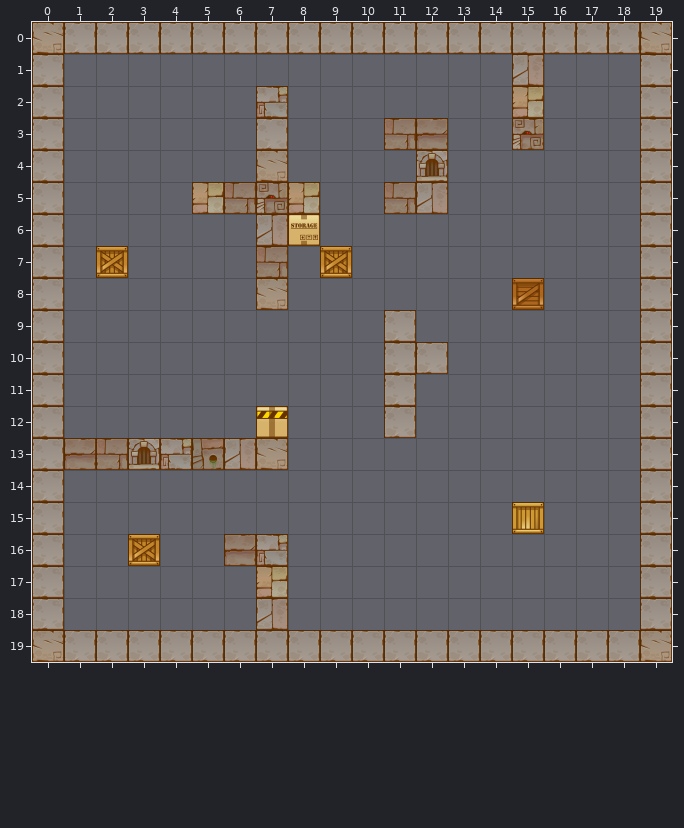
A Tiled map gets an edit: res/world/level1.tmx. Above, as it was before the edit.
Cells are 32x32 px. Shown: x 0..19, y 0..19.
After:
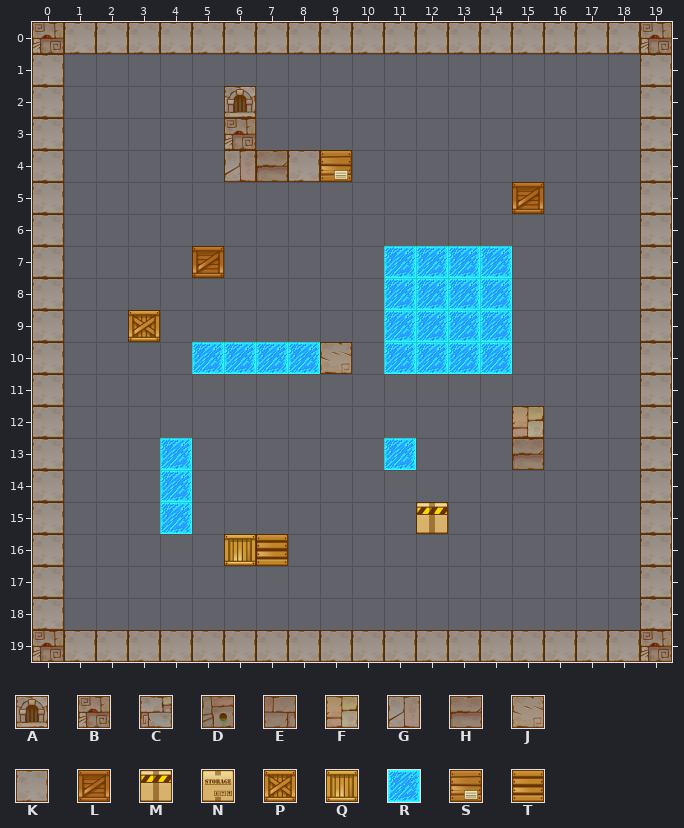
Key: from "tiles": A 0, B 1, C 2, D 3, E 4, F 5, G 6, H 7, J 8, K 9, L 10, M 13, N 14, P 15, Q 18; from "tiles2": R 3, S 23, T 28.
_ is an empty cell, . an unchanged one.
Tiles of an added or newly shown layer are drawn over the layers below it.
From old to new:
--- layer "blocked"
@@ x 0..19 @@
- 0 J..................J
- 1 ...............G....
- 2 ......_C.......F....
- 3 ......_K...EH..B....
- 4 ......_J_...A.......
- 5 .....FEBF..EG.......
- 6 .......G............
- 7 .......E............
- 8 .......J............
- 9 ...........K........
-10 ........._.KK.......
-11 ...........K........
-12 ...........K..._....
-13 .HEACDGJ......._....
+ 0 B..................B
+ 1 ..............._....
+ 2 ......A_......._....
+ 3 ......B_...__.._....
+ 4 ......GHK..._.......
+ 5 .....____..__.......
+ 6 ......._............
+ 7 ......._............
+ 8 ......._............
+ 9 ..........._........
+10 .........J.__.......
+11 ..........._........
+12 ..........._...F....
+13 ._______.......H....
@@ x 0..19 @@
-16 ......HC............
-17 .......F............
-18 .......G............
-19 J..................J
+16 ......__............
+17 ......._............
+18 ......._............
+19 B..................B
--- layer "movable"
@@ x 2..15 @@
- 4 ......._......
- 5 ............._
- 6 ......N.......
- 7 P.._...P......
- 8 .............L
- 9 ._............
+ 4 .......S......
+ 5 .............L
+ 6 ......_.......
+ 7 _..L..._......
+ 8 ............._
+ 9 .P............
@@ x 7..7 @@
-12 M
+12 _
@@ x 3..15 @@
-15 ........._..Q
-16 P..__........
+15 .........M.._
+16 _..QT........
--- layer "sliding" (now shown)
@@ x 5..14 @@
- 7 ......____
- 8 ......____
- 9 ......____
-10 ____..____
+ 7 ......RRRR
+ 8 ......RRRR
+ 9 ......RRRR
+10 RRRR..RRRR
@@ x 4..11 @@
-13 _......_
-14 _.......
-15 _.......
+13 R......R
+14 R.......
+15 R.......
